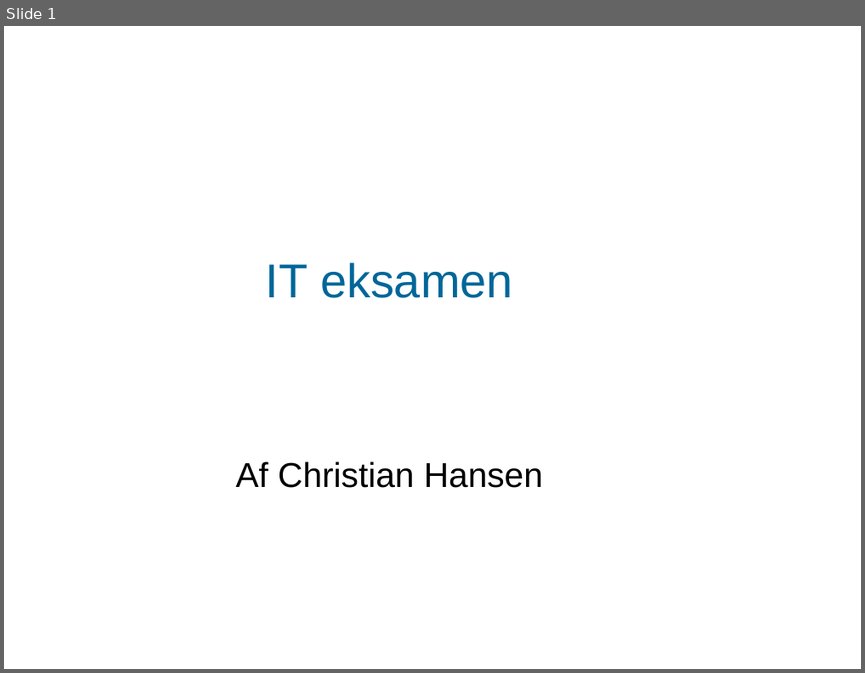
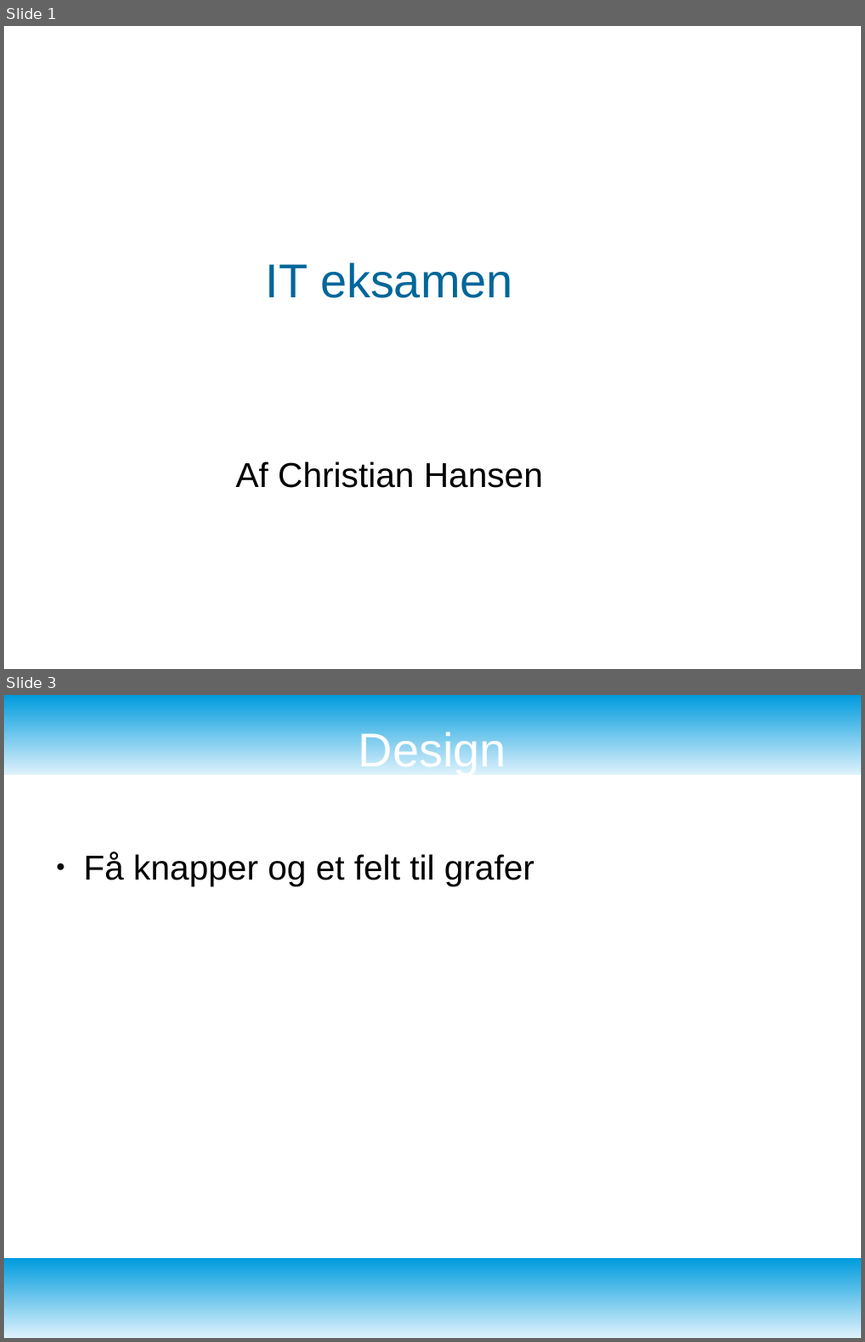
Before and after one commit to KnightOfLastDawn/it_programmering_eksamensprojekt, a slide deck: praesentationen_it__eksamen.odp. Shown one above the other, each under a label of ours: slide 1 before the commit, slides 1 and 3 after it; the slides between them are not shown. The pictures are 865x673 and 865x1342 pixels, drawn with LibreOffice and Linux fonts; fonts in the diff are those of the drawing; background and template pictures are left out. Boxes give left, top, right and bottom in pixels: in the first picture for what was removed or moved away, otherwise in the second. Text is boxed around its words. In the diff, an @@ line names an element or a change of style, - is before the commit and + after.

```diff
--- a/praesentationen_it__eksamen.odp
+++ b/praesentationen_it__eksamen.odp
@@ slide 3 added at box(4, 695, 861, 1338), background #FFFFFF @@
@@ freeform shape added at box(4, 695, 861, 775), fill gradient #DFF2FC to #009BDD @@
@@ title added at box(358, 729, 506, 775), 44 pt, text #FFFFFF @@
+Design
@@ text added at box(84, 852, 534, 886), 32 pt, text #000000 @@
+● Få knapper og et felt til grafer
@@ freeform shape added at box(4, 1258, 861, 1338), fill gradient #DFF2FC to #009BDD @@
```
Also in this commit, not shown: 1 slide changed, 5 other slides added, 3 slides removed, 1 other file.
